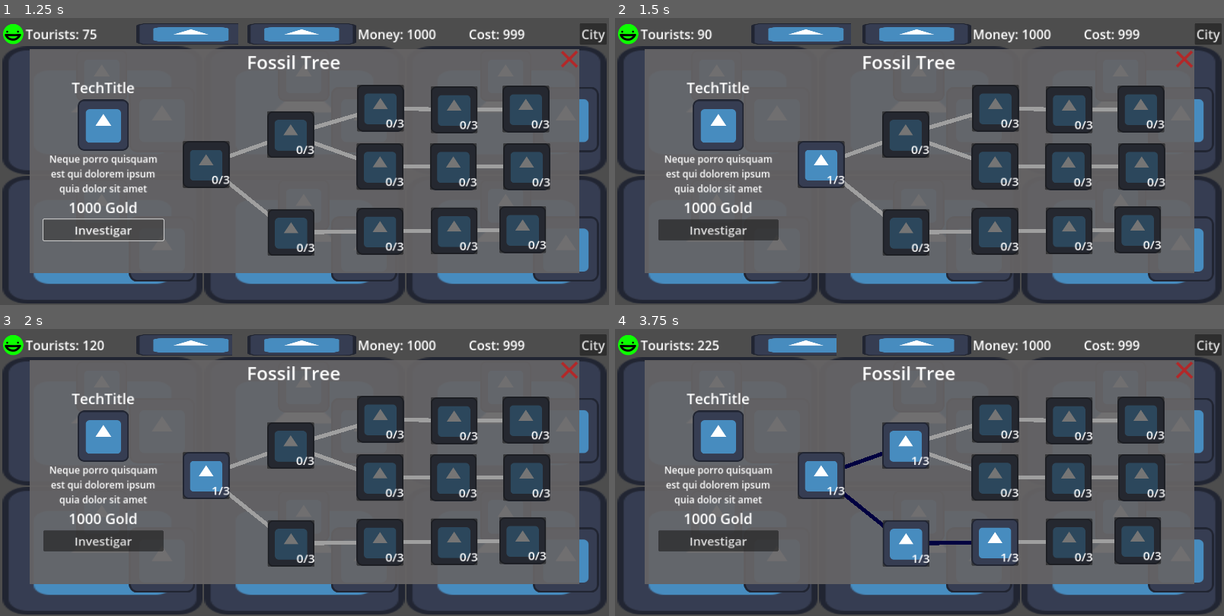
Above: before the commit, frames 1-4 (two rows, left to right).
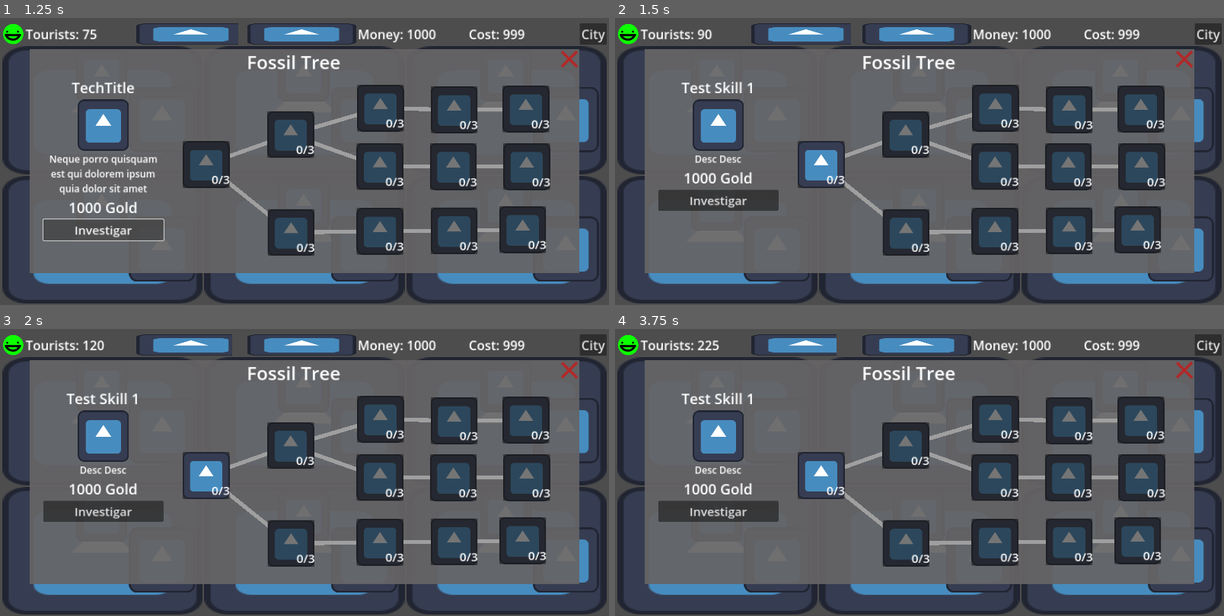
Above: after the commit, the same moments.

Repository: daniel-macias/energy-game
Game: Godot game, scene res://scenes/game.tscn
The game is run twice, just before and just after one commit, with the same random seed, the same clock (stepped at 60 frames per second) and the same inputs. The engine's default icon, where the game draws it, is replaced by a stand-in: a white triangle on a blue panel in a dark square.
Inputs (mouse positions are in pixels of both pictures, inside the frame that each line leads up to; where the layout moved, square brackets give the same spot in the first picture):
- Up to frame 1 (1.25 s): click "Investigar" at 0.5 s
- Up to frame 2 (1.5 s): click (822, 164) at 1.25 s
- Up to frame 3 (2 s): no input
- Up to frame 4 (3.75 s): click (822, 475) [907, 544] at 2 s; click (822, 475) [992, 541] at 2.75 s; click (822, 475) [907, 446] at 3.5 s

Frame 1 is identical in both runs. In frame 2, 4.0% of the frame differs, in the area x 7-36%, y 22-78%; in frame 3, 4.0%; in frame 4, 7.5%, in the area x 7-66%, y 22-83%.

Commit message:
connected skill tree logi to game manager, a lot of visual bugs

Diff:
--- a/scenes/game.tscn
+++ b/scenes/game.tscn
@@ -126,7 +126,7 @@
 energy_type = "Nuclear"
 id = 5
 
-[node name="FossilTree" type="PanelContainer" parent="."]
+[node name="TreeContainer" type="PanelContainer" parent="."]
 layout_mode = 2
 offset_left = 74.5
 offset_top = 78.0
@@ -136,47 +136,47 @@
 grow_vertical = 2
 theme_override_styles/panel = SubResource("StyleBoxFlat_h7ljl")
 
-[node name="VBoxContainer" type="VBoxContainer" parent="FossilTree"]
-layout_mode = 2
-
-[node name="TopBar" type="HBoxContainer" parent="FossilTree/VBoxContainer"]
+[node name="VBoxContainer" type="VBoxContainer" parent="TreeContainer"]
+layout_mode = 2
+
+[node name="TopBar" type="HBoxContainer" parent="TreeContainer/VBoxContainer"]
 layout_mode = 2
 alignment = 1
 
-[node name="Title Lable" type="Label" parent="FossilTree/VBoxContainer/TopBar"]
+[node name="Title Lable" type="Label" parent="TreeContainer/VBoxContainer/TopBar"]
 layout_mode = 2
 size_flags_horizontal = 3
 theme_override_font_sizes/font_size = 46
 text = "Fossil Tree"
 horizontal_alignment = 1
 
-[node name="ExitButton" type="TextureButton" parent="FossilTree/VBoxContainer/TopBar"]
+[node name="ExitButton" type="TextureButton" parent="TreeContainer/VBoxContainer/TopBar"]
 layout_mode = 2
 size_flags_horizontal = 4
 texture_normal = ExtResource("5_chb1t")
 
-[node name="Menu" type="HBoxContainer" parent="FossilTree/VBoxContainer"]
+[node name="Menu" type="HBoxContainer" parent="TreeContainer/VBoxContainer"]
 custom_minimum_size = Vector2(300, 450)
 layout_mode = 2
 size_flags_horizontal = 4
 alignment = 1
 
-[node name="TechInfo" type="VBoxContainer" parent="FossilTree/VBoxContainer/Menu"]
+[node name="TechInfo" type="VBoxContainer" parent="TreeContainer/VBoxContainer/Menu"]
 custom_minimum_size = Vector2(300, 0)
 layout_mode = 2
 
-[node name="TechTitle" type="Label" parent="FossilTree/VBoxContainer/Menu/TechInfo"]
+[node name="TechTitle" type="Label" parent="TreeContainer/VBoxContainer/Menu/TechInfo"]
 layout_mode = 2
 theme_override_font_sizes/font_size = 36
 text = "TechTitle"
 horizontal_alignment = 1
 
-[node name="TextureRect" type="TextureRect" parent="FossilTree/VBoxContainer/Menu/TechInfo"]
+[node name="TextureRect" type="TextureRect" parent="TreeContainer/VBoxContainer/Menu/TechInfo"]
 layout_mode = 2
 texture = ExtResource("1_wyxp4")
 stretch_mode = 3
 
-[node name="TechDesc" type="Label" parent="FossilTree/VBoxContainer/Menu/TechInfo"]
+[node name="TechDesc" type="Label" parent="TreeContainer/VBoxContainer/Menu/TechInfo"]
 custom_minimum_size = Vector2(200, 0)
 layout_mode = 2
 theme_override_font_sizes/font_size = 24
@@ -184,22 +184,22 @@
 horizontal_alignment = 1
 autowrap_mode = 2
 
-[node name="TechPrice" type="Label" parent="FossilTree/VBoxContainer/Menu/TechInfo"]
+[node name="TechPrice" type="Label" parent="TreeContainer/VBoxContainer/Menu/TechInfo"]
 layout_mode = 2
 theme_override_font_sizes/font_size = 36
 text = "1000 Gold"
 horizontal_alignment = 1
 
-[node name="Investigar" type="Button" parent="FossilTree/VBoxContainer/Menu/TechInfo"]
+[node name="Investigar" type="Button" parent="TreeContainer/VBoxContainer/Menu/TechInfo"]
 layout_mode = 2
 theme_override_font_sizes/font_size = 30
 text = "Investigar"
 
-[node name="Tree" type="Control" parent="FossilTree/VBoxContainer/Menu"]
+[node name="Tree" type="Control" parent="TreeContainer/VBoxContainer/Menu"]
 custom_minimum_size = Vector2(1000, 400)
 layout_mode = 2
 
-[node name="Skill" parent="FossilTree/VBoxContainer/Menu/Tree" instance=ExtResource("6_ph5yp")]
+[node name="Skill" parent="TreeContainer/VBoxContainer/Menu/Tree" instance=ExtResource("6_ph5yp")]
 layout_mode = 0
 anchors_preset = 0
 anchor_bottom = 0.0
@@ -209,8 +209,11 @@
 offset_bottom = 277.0
 grow_horizontal = 1
 grow_vertical = 1
-
-[node name="Skill2" parent="FossilTree/VBoxContainer/Menu/Tree/Skill" instance=ExtResource("6_ph5yp")]
+title = "Test Skill 1"
+description = "Desc Desc"
+price = 1000
+
+[node name="Skill2" parent="TreeContainer/VBoxContainer/Menu/Tree/Skill" instance=ExtResource("6_ph5yp")]
 layout_mode = 0
 anchors_preset = 0
 anchor_bottom = 0.0
@@ -221,8 +224,11 @@
 grow_horizontal = 1
 grow_vertical = 1
 disabled = true
-
-[node name="Skill4" parent="FossilTree/VBoxContainer/Menu/Tree/Skill/Skill2" instance=ExtResource("6_ph5yp")]
+title = "Test Skill 3"
+description = "Desc"
+price = 1000
+
+[node name="Skill4" parent="TreeContainer/VBoxContainer/Menu/Tree/Skill/Skill2" instance=ExtResource("6_ph5yp")]
 layout_mode = 0
 anchors_preset = 0
 anchor_bottom = 0.0
@@ -233,8 +239,11 @@
 grow_horizontal = 1
 grow_vertical = 1
 disabled = true
-
-[node name="Skill4" parent="FossilTree/VBoxContainer/Menu/Tree/Skill/Skill2/Skill4" instance=ExtResource("6_ph5yp")]
+title = "Test Skill 6"
+description = "Desc Desc"
+price = 1000
+
+[node name="Skill4" parent="TreeContainer/VBoxContainer/Menu/Tree/Skill/Skill2/Skill4" instance=ExtResource("6_ph5yp")]
 layout_mode = 0
 anchors_preset = 0
 anchor_bottom = 0.0
@@ -245,8 +254,11 @@
 grow_horizontal = 1
 grow_vertical = 1
 disabled = true
-
-[node name="Skill4" parent="FossilTree/VBoxContainer/Menu/Tree/Skill/Skill2/Skill4/Skill4" instance=ExtResource("6_ph5yp")]
+title = "Test Skill 9"
+description = "Desc Desc"
+price = 1000
+
+[node name="Skill4" parent="TreeContainer/VBoxContainer/Menu/Tree/Skill/Skill2/Skill4/Skill4" instance=ExtResource("6_ph5yp")]
 layout_mode = 0
 anchors_preset = 0
 anchor_bottom = 0.0
@@ -257,8 +269,11 @@
 grow_horizontal = 1
 grow_vertical = 1
 disabled = true
-
-[node name="Skill3" parent="FossilTree/VBoxContainer/Menu/Tree/Skill" instance=ExtResource("6_ph5yp")]
+title = "Test Skill 12"
+description = "Desc Desc"
+price = 1000
+
+[node name="Skill3" parent="TreeContainer/VBoxContainer/Menu/Tree/Skill" instance=ExtResource("6_ph5yp")]
 layout_mode = 0
 anchors_preset = 0
 anchor_bottom = 0.0
@@ -269,8 +284,11 @@
 grow_horizontal = 1
 grow_vertical = 1
 disabled = true
-
-[node name="Skill3" parent="FossilTree/VBoxContainer/Menu/Tree/Skill/Skill3" instance=ExtResource("6_ph5yp")]
+title = "Test Skill 2"
+description = "Desc"
+price = 1000
+
+[node name="Skill3" parent="TreeContainer/VBoxContainer/Menu/Tree/Skill/Skill3" instance=ExtResource("6_ph5yp")]
 layout_mode = 0
 anchors_preset = 0
 anchor_bottom = 0.0
@@ -281,8 +299,11 @@
 grow_horizontal = 1
 grow_vertical = 1
 disabled = true
-
-[node name="Skill3" parent="FossilTree/VBoxContainer/Menu/Tree/Skill/Skill3/Skill3" instance=ExtResource("6_ph5yp")]
+title = "Test Skill 4"
+description = "Desc Desc"
+price = 1000
+
+[node name="Skill3" parent="TreeContainer/VBoxContainer/Menu/Tree/Skill/Skill3/Skill3" instance=ExtResource("6_ph5yp")]
 layout_mode = 0
 anchors_preset = 0
 anchor_bottom = 0.0
@@ -293,8 +314,11 @@
 grow_horizontal = 1
 grow_vertical = 1
 disabled = true
-
-[node name="Skill3" parent="FossilTree/VBoxContainer/Menu/Tree/Skill/Skill3/Skill3/Skill3" instance=ExtResource("6_ph5yp")]
+title = "Test Skill 7"
+description = "Desc Desc"
+price = 1000
+
+[node name="Skill3" parent="TreeContainer/VBoxContainer/Menu/Tree/Skill/Skill3/Skill3/Skill3" instance=ExtResource("6_ph5yp")]
 layout_mode = 0
 anchors_preset = 0
 anchor_bottom = 0.0
@@ -305,8 +329,11 @@
 grow_horizontal = 1
 grow_vertical = 1
 disabled = true
-
-[node name="Skill4" parent="FossilTree/VBoxContainer/Menu/Tree/Skill/Skill3" instance=ExtResource("6_ph5yp")]
+title = "Test Skill 10"
+description = "Desc Desc"
+price = 1000
+
+[node name="Skill4" parent="TreeContainer/VBoxContainer/Menu/Tree/Skill/Skill3" instance=ExtResource("6_ph5yp")]
 layout_mode = 0
 anchors_preset = 0
 anchor_bottom = 0.0
@@ -317,8 +344,11 @@
 grow_horizontal = 1
 grow_vertical = 1
 disabled = true
-
-[node name="Skill3" parent="FossilTree/VBoxContainer/Menu/Tree/Skill/Skill3/Skill4" instance=ExtResource("6_ph5yp")]
+title = "Test Skill 5"
+description = "Desc Desc"
+price = 1000
+
+[node name="Skill3" parent="TreeContainer/VBoxContainer/Menu/Tree/Skill/Skill3/Skill4" instance=ExtResource("6_ph5yp")]
 layout_mode = 0
 anchors_preset = 0
 anchor_bottom = 0.0
@@ -329,8 +359,11 @@
 grow_horizontal = 1
 grow_vertical = 1
 disabled = true
-
-[node name="Skill3" parent="FossilTree/VBoxContainer/Menu/Tree/Skill/Skill3/Skill4/Skill3" instance=ExtResource("6_ph5yp")]
+title = "Test Skill 8"
+description = "Desc Desc"
+price = 1000
+
+[node name="Skill3" parent="TreeContainer/VBoxContainer/Menu/Tree/Skill/Skill3/Skill4/Skill3" instance=ExtResource("6_ph5yp")]
 layout_mode = 0
 anchors_preset = 0
 anchor_bottom = 0.0
@@ -341,6 +374,9 @@
 grow_horizontal = 1
 grow_vertical = 1
 disabled = true
+title = "Test Skill 11"
+description = "Desc Desc"
+price = 1000
 
 [node name="PanelContainer" type="PanelContainer" parent="."]
 visible = false
--- a/scripts/GameManager.gd
+++ b/scripts/GameManager.gd
@@ -10,6 +10,19 @@
 var cost = 0
 var rooms = []
 var currently_selected_room = -1  # -1 means no room is currently selected
+var skill_states = {}  # Dictionary to store skill states
+
+var selected_skill_node: SkillNode = null
+
+#Skill Tree Panel References
+@onready var skill_panel = get_node("/root/Control/TreeContainer")
+@onready var energy_tree_title = get_node("/root/Control/TreeContainer/VBoxContainer/TopBar/Title Lable")
+@onready var title_label = get_node("/root/Control/TreeContainer/VBoxContainer/Menu/TechInfo/TechTitle")
+@onready var description_label = get_node("/root/Control/TreeContainer/VBoxContainer/Menu/TechInfo/TechDesc")
+@onready var price_label = get_node("/root/Control/TreeContainer/VBoxContainer/Menu/TechInfo/TechPrice")
+@onready var invest_button = get_node("/root/Control/TreeContainer/VBoxContainer/Menu/TechInfo/Investigar")
+@onready var tech_image = get_node("/root/Control/TreeContainer/VBoxContainer/Menu/TechInfo/TextureRect")
+@onready var tree_exit = get_node("/root/Control/TreeContainer/VBoxContainer/TopBar/ExitButton")
 
 # Image paths
 var happiness_images = [
@@ -55,12 +68,12 @@
 	remove_plant_button.pressed.connect(_on_RemovePlantButton_pressed)
 
 	rooms = [
-		$VBoxContainer/GridContainer/Control,
-		$VBoxContainer/GridContainer/Control2,
-		$VBoxContainer/GridContainer/Control3,
-		$VBoxContainer/GridContainer/Control4,
-		$VBoxContainer/GridContainer/Control5,
-		$VBoxContainer/GridContainer/Control6
+		get_node("/root/Control/VBoxContainer/GridContainer/Control"),
+		get_node("/root/Control/VBoxContainer/GridContainer/Control2"),
+		get_node("/root/Control/VBoxContainer/GridContainer/Control3"),
+		get_node("/root/Control/VBoxContainer/GridContainer/Control4"),
+		get_node("/root/Control/VBoxContainer/GridContainer/Control5"),
+		get_node("/root/Control/VBoxContainer/GridContainer/Control6")
 	]
 
 func _on_CreatePlantButton_pressed():
@@ -164,6 +177,39 @@
 	calculate_tourists_based_on_happiness()
 	calculate_wattage_usage()
 	calculate_cleanliness_factors()
+
+# Update the skill panel with the selected skill details
+func update_skill_panel(title: String, description: String, price: int, effects: Array, skill_node: SkillNode):
+	title_label.text = title
+	description_label.text = description
+	price_label.text = str(price) + " Gold"
+	invest_button.disabled = money < price  # Disable if not enough money
+
+	selected_skill_node = skill_node
+
+		# Disconnect any previous signal connection
+	if invest_button.is_connected("pressed", Callable(self, "on_invest_button_pressed")):
+		invest_button.disconnect("pressed", Callable(self, "on_invest_button_pressed"))
+
+	# Connect the Invest button to the skill's activate function
+	invest_button.connect("pressed", Callable(self, "on_invest_button_pressed"))
+	# Display or log the effects for debugging or visualization
+	for effect in effects:
+		print("Effect Type: %s, Value: %f" % [effect["type"], effect["value"]])
+
+
+func on_invest_button_pressed():
+	if selected_skill_node:
+		selected_skill_node.activate_skill()  # Activate the selected skill
+
+func apply_skill_effect(effect_type: String, effect_value: float):
+	pass
+	#match effect_type:
+		#"money_multiplier":
+			#money_multiplier += effect_value
+		#"tourist_multiplier":
+			#tourist_multiplier += effect_value
+		# Add other effects here
 
 # Save and Load functions
 func save_game():
--- a/scripts/skill_button.gd
+++ b/scripts/skill_button.gd
@@ -4,6 +4,16 @@
 @onready var panel = $Panel
 @onready var line_2d = $Line2D
 @onready var label = $MarginContainer/Label
+
+# Skill attributes
+@export var title: String
+@export var description: String
+@export var price: int
+
+# Array of effects, each effect is a dictionary with "type" and "value"
+@export var effects = []
+
+var activated: bool = false  # Track if the skill has been activated
 
 var level : int = 0:
 	set(value):
@@ -32,11 +42,38 @@
 
 
 func _on_pressed():
+	GameManager.update_skill_panel(title, description, price, effects if effects else [], self)
+
 	line_2d.default_color = Color(0,0,0.25)
 	panel.show_behind_parent = true
 
-	level = min(level+1, 3)
-	var skills = get_children()
-	for skill in skills:
-		if skill is SkillNode and level == 1:
-			skill.disabled = false
+
+func activate_skill():
+	if not activated and GameManager.money >= price:
+		GameManager.update_money(-price)
+		activated = true
+
+		level = min(level+1, 3)
+		var skills = get_children()
+		for skill in skills:
+			if skill is SkillNode and level == 1:
+				skill.disabled = false
+
+		# Apply each effect in the array to the GameManager
+		for effect in effects:
+			GameManager.apply_skill_effect(effect["type"], effect["value"])
+
+# Save skill state
+func save_state() -> Dictionary:
+	return {
+		"title": title,
+		"activated": activated,
+		"level": level
+	}
+
+# Load skill state
+func load_state(data: Dictionary):
+	activated = data.get("activated", false)
+	level = data.get("level", 0)
+	if activated:
+		disabled = true
